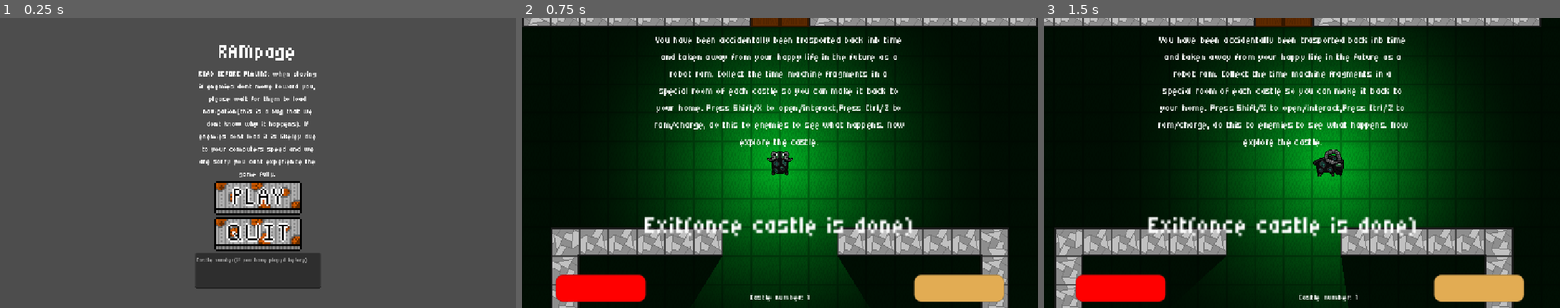
Above: before the commit, frames 1-3 (left to right).
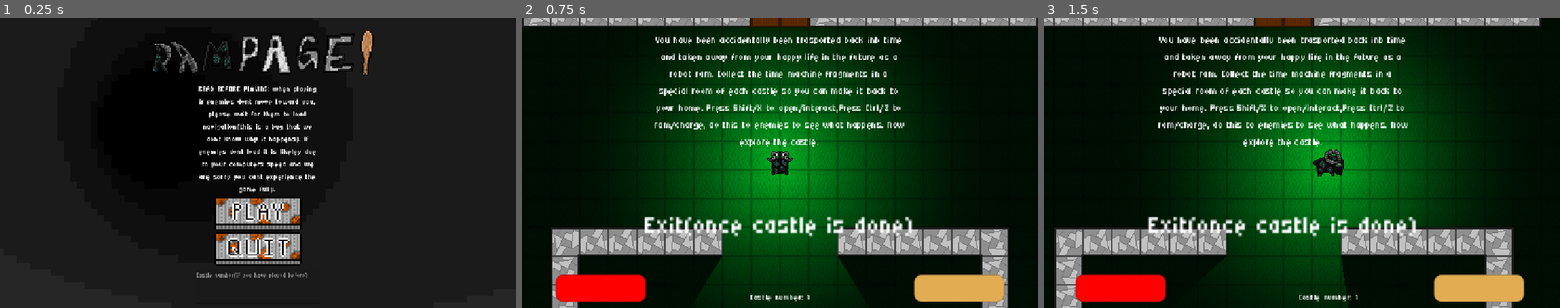
Above: after the commit, the same moments.

Repository: Jagdoggo/Godot-Wild-Jam-Game
Game: Godot game, scene res://main_menu.tscn
Same seed, same stepped clock (60 frames per second), same inputs: the game is played once before the commit and once after it.
Inputs (mouse positions are in pixels of both pictures, inside the frame that each line leads up to; where the layout moved, square brackets give the same spot in the first picture):
- Up to frame 1 (0.25 s): no input
- Up to frame 2 (0.75 s): click (780, 212) [780, 197] at 0.5 s
- Up to frame 3 (1.5 s): tap Enter at 1.25 s; hold D (Right) from 1.28 s (still down); tap X (Action) at 1.35 s

The runs differ from the first frame. In frame 1, 97% of the frame differs, in the area x 0-100%, y 0-100%; in frame 2, nothing differs; in frame 3, nothing differs.

Commit message:
Main menu Background and Logo Added
1234567890!?

Diff:
--- a/main_menu.tscn
+++ b/main_menu.tscn
@@ -3,7 +3,9 @@
 [ext_resource type="Texture2D" uid="uid://dnvdgonh2gji3" path="res://Assets/Buttons/PlayButton1.png" id="1_fu7sn"]
 [ext_resource type="Script" uid="uid://c3d2gr26yo5k7" path="res://main_menu.gd" id="1_qe12f"]
 [ext_resource type="FontFile" uid="uid://b7c64grgaa3xq" path="res://Assets/Micro5-Regular.ttf" id="2_8qtwp"]
+[ext_resource type="Texture2D" uid="uid://baq3opo0xr4l7" path="res://Assets/Buttons/MainMenuBackground1.png" id="2_dy7ct"]
 [ext_resource type="Texture2D" uid="uid://c0ccfqvx0womx" path="res://Assets/Buttons/PlayButton3.png" id="2_jix8l"]
+[ext_resource type="Texture2D" uid="uid://bcqujdkdc45g7" path="res://Assets/RAMPAGE.png" id="3_0o4t1"]
 [ext_resource type="Texture2D" uid="uid://d17a4v8ajqtd2" path="res://Assets/Buttons/PlayButton2.png" id="3_glbon"]
 [ext_resource type="Texture2D" uid="uid://ba1r0owiotcx4" path="res://Assets/Buttons/QuestButton1.png" id="4_nlkkf"]
 [ext_resource type="Texture2D" uid="uid://ofpi8ms2bioe" path="res://Assets/Buttons/QuestButton3.png" id="5_qe12f"]
@@ -17,6 +19,12 @@
 grow_horizontal = 2
 grow_vertical = 2
 script = ExtResource("1_qe12f")
+
+[node name="Background" type="Sprite2D" parent="." unique_id=1533416444]
+texture_filter = 1
+position = Vector2(698.00006, 231)
+scale = Vector2(15, 15)
+texture = ExtResource("2_dy7ct")
 
 [node name="VBoxContainer" type="VBoxContainer" parent="." unique_id=1876072770]
 layout_mode = 1
@@ -32,12 +40,19 @@
 grow_horizontal = 2
 grow_vertical = 2
 
+[node name="Logo" type="Sprite2D" parent="VBoxContainer" unique_id=1519048091]
+texture_filter = 1
+position = Vector2(145, 69)
+scale = Vector2(3, 3)
+texture = ExtResource("3_0o4t1")
+
 [node name="Label" type="Label" parent="VBoxContainer" unique_id=1055834224]
 texture_filter = 1
 layout_mode = 2
 theme_override_fonts/font = ExtResource("2_8qtwp")
 theme_override_font_sizes/font_size = 64
-text = "RAMpage"
+text = "
+"
 horizontal_alignment = 1
 
 [node name="RBP" type="Label" parent="VBoxContainer" unique_id=734616948]
Binary file added: Assets/Buttons/BUTTONPLACEHOLDER.aseprite
Binary file added: Assets/Buttons/BUTTONPLACEHOLDER.png
Not shown, added: Assets/Buttons/BUTTONPLACEHOLDER.png.import
Not shown, added: Assets/Buttons/MainMenuBackground1.png.import
Not shown, added: Assets/Buttons/MainMenuBackground10.png.import
Not shown, added: Assets/Buttons/MainMenuBackground11.png.import
Not shown, added: Assets/Buttons/MainMenuBackground12.png.import
Not shown, added: Assets/Buttons/MainMenuBackground2.png.import
Not shown, added: Assets/Buttons/MainMenuBackground3.png.import
Not shown, added: Assets/Buttons/MainMenuBackground4.png.import
Not shown, added: Assets/Buttons/MainMenuBackground5.png.import
Not shown, added: Assets/Buttons/MainMenuBackground6.png.import
(and 4 more such lines)
